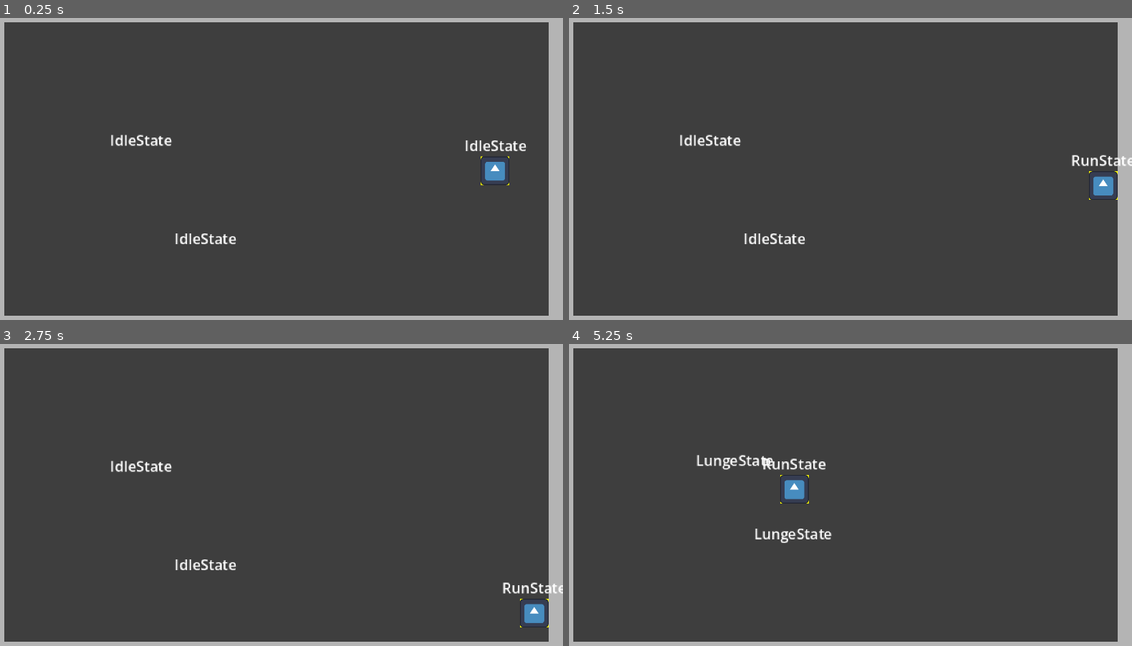
Above: before the commit, frames 1-4 (two rows, left to right).
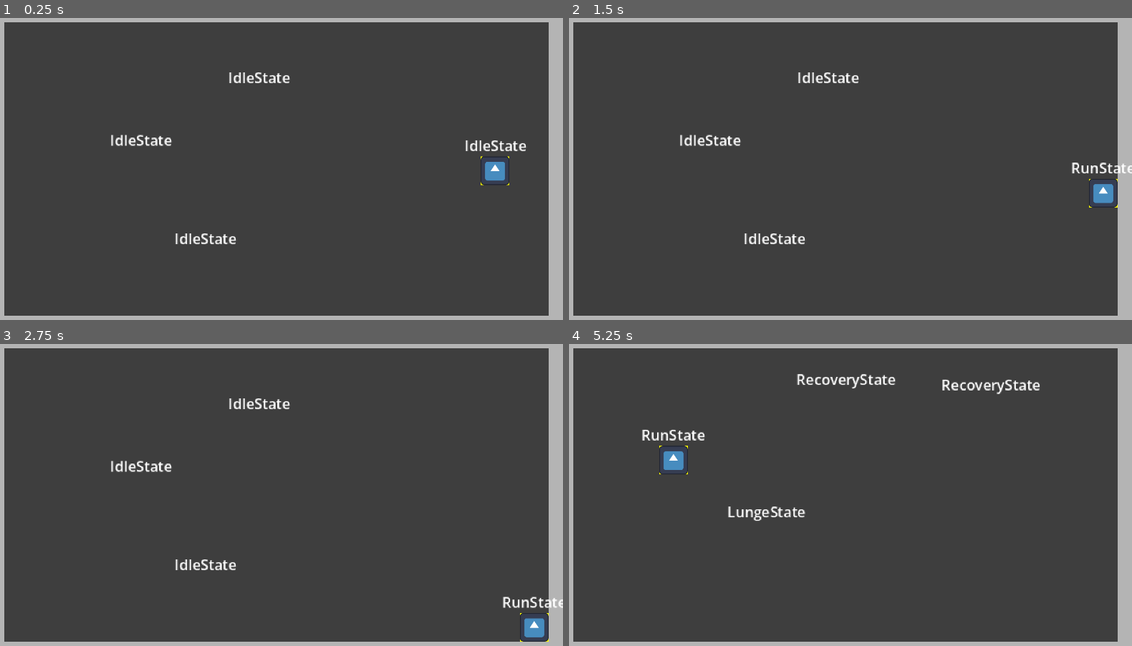
Above: after the commit, the same moments.

Repository: Cedro23/one-step-from-death
Game: Godot game, scene res://main.tscn
Same seed, same stepped clock (60 frames per second), same inputs: the game is played once before the commit and once after it. The engine's default icon, where the game draws it, is replaced by a stand-in: a white triangle on a blue panel in a dark square.
Inputs (mouse positions are in pixels of both pictures, inside the frame that each line leads up to):
- Up to frame 1 (0.25 s): no input
- Up to frame 2 (1.5 s): tap Enter at 0.5 s; move the mouse to (974, 153) at 0.52 s; press the mouse at (974, 153) at 0.53 s; hold D (right) 0.53-1.28 s; tap Space (roll) at 1.25, 1.35 s; move the mouse to (732, 184) at 1.27 s; release the mouse at (732, 184) at 1.28 s; hold S (down) from 1.28 s (still down)
- Up to frame 3 (2.75 s): move the mouse to (332, 425) at 2.02 s; release S (down) at 2.03 s; press the mouse at (332, 425) at 2.03 s; hold D (right) from 2.03 s (still down)
- Up to frame 4 (5.25 s): tap Enter at 2.75 s; move the mouse to (816, 558) at 2.77 s; release D (right) at 2.78 s; release the mouse at (816, 558) at 2.78 s; hold W (up) 2.78-3.53 s; tap Space (roll) at 2.85, 4.35 s; click (816, 558) at 2.92 s; move the mouse to (1019, 543) at 3.52 s; press the mouse at (1019, 543) at 3.53 s; hold A (left) 3.53-5.03 s; move the mouse to (675, 446) at 4.27 s; release the mouse at (675, 446) at 4.28 s; move the mouse to (873, 495) at 5.02 s; press the mouse at (873, 495) at 5.03 s; hold S (down) from 5.03 s (still down)

The runs differ from the first frame. In frame 1, 0.2% of the frame differs, in the area x 40-52%, y 18-22%; in frame 2, 0.8%; in frame 3, 1.0%; in frame 4, 2.5%, in the area x 12-84%, y 9-66%.

Commit message:
refactor: tuning values

Diff:
--- a/actors/enemies/shambler/shambler.gd
+++ b/actors/enemies/shambler/shambler.gd
@@ -2,6 +2,7 @@
 extends CharacterBody2D
 
 @export var run_speed: float = 40.0
+@export var lunge_speed: float = 300.0
 @export var lunge_detection_distance: float = 60.0
 @export var player_escape_range: float = 180.0
 
--- a/actors/enemies/shambler/shambler.tscn
+++ b/actors/enemies/shambler/shambler.tscn
@@ -23,6 +23,8 @@
 collision_layer = 8
 collision_mask = 3
 script = ExtResource("1_2hdus")
+lunge_speed = 500.0
+lunge_detection_distance = 80.0
 
 [node name="StateMachine" type="Node" parent="." unique_id=1995301122]
 script = ExtResource("2_duj33")
@@ -80,7 +82,7 @@
 size = 14
 
 [node name="LungeWindupTimer" type="Timer" parent="." unique_id=2096373260]
-wait_time = 0.8
+wait_time = 0.6
 one_shot = true
 
 [node name="LungeTimer" type="Timer" parent="." unique_id=1286420521]
--- a/actors/enemies/shambler/states/lunge_state.gd
+++ b/actors/enemies/shambler/states/lunge_state.gd
@@ -1,6 +1,5 @@
 extends State
 
-const LUNGE_SPEED: float = 300.0
 @onready var lunge_windup_timer: Timer = $"../../LungeWindupTimer"
 @onready var lunge_timer: Timer = $"../../LungeTimer"
 
@@ -28,7 +27,7 @@
 
 func _on_lunge_windup_timer_timeout() -> void:
 	hitbox_collision.disabled = false
-	character.velocity = direction * LUNGE_SPEED
+	character.velocity = direction * character.lunge_speed
 	lunge_timer.start()
 
 func _on_lunge_timer_timeout() -> void:
--- a/actors/player/player.tscn
+++ b/actors/player/player.tscn
@@ -77,7 +77,7 @@
 one_shot = true
 
 [node name="RollCooldownTimer" type="Timer" parent="." unique_id=1452363848]
-wait_time = 0.6
+wait_time = 0.8
 one_shot = true
 
 [node name="Hurtbox" parent="." unique_id=364259304 instance=ExtResource("3_ax26v")]
--- a/main.tscn
+++ b/main.tscn
@@ -66,6 +66,7 @@
 
 [node name="Player" parent="." unique_id=289554604 instance=ExtResource("1_ig7tw")]
 position = Vector2(282, 91)
+run_speed = 150.0
 
 [node name="Shambler" parent="." unique_id=1724040096 instance=ExtResource("2_0xm2m")]
 position = Vector2(84, 88)
@@ -75,3 +76,6 @@
 
 [node name="Shambler2" parent="." unique_id=2070421988 instance=ExtResource("2_0xm2m")]
 position = Vector2(120, 143)
+
+[node name="Shambler3" parent="." unique_id=792841733 instance=ExtResource("2_0xm2m")]
+position = Vector2(150, 53)
